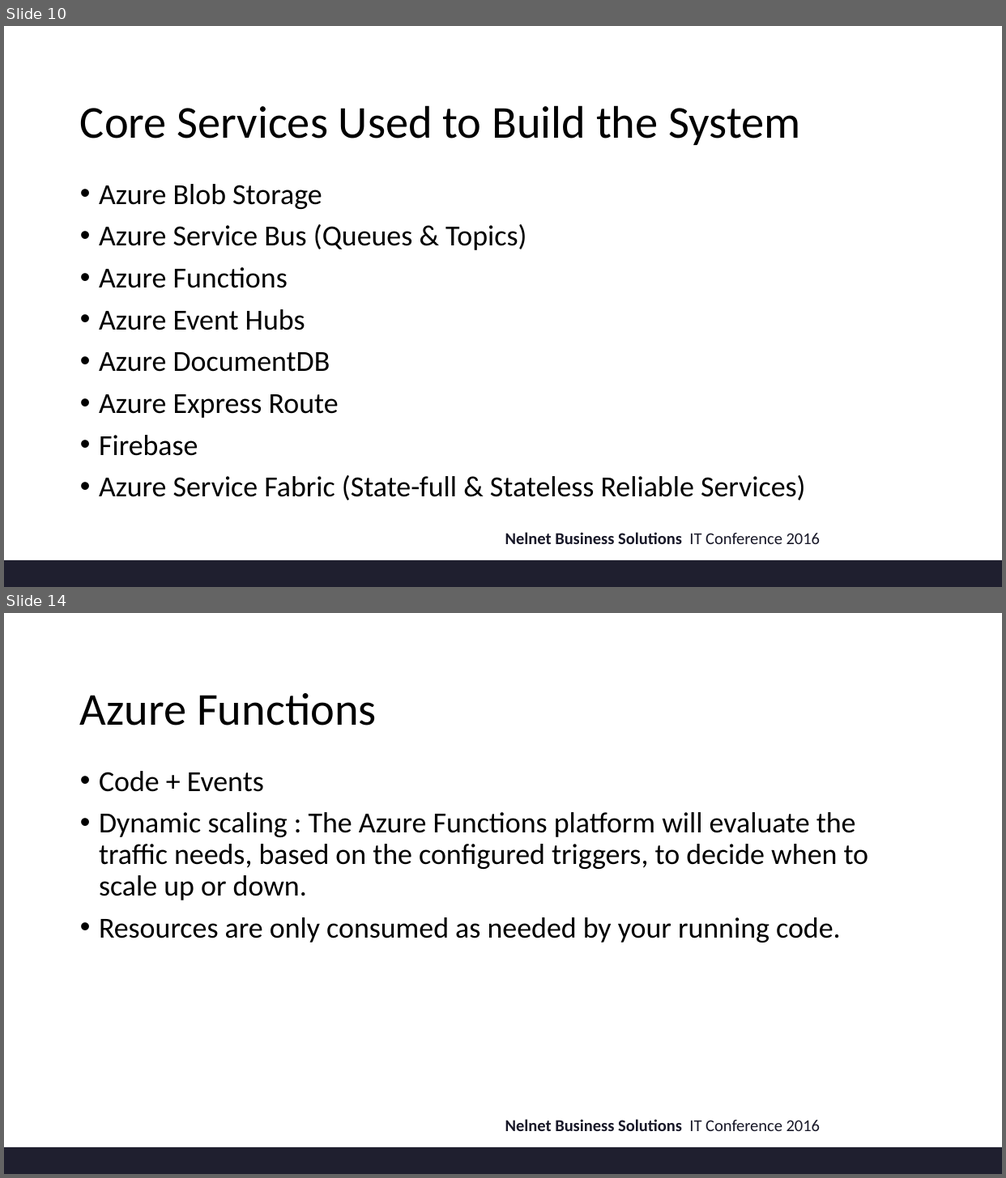
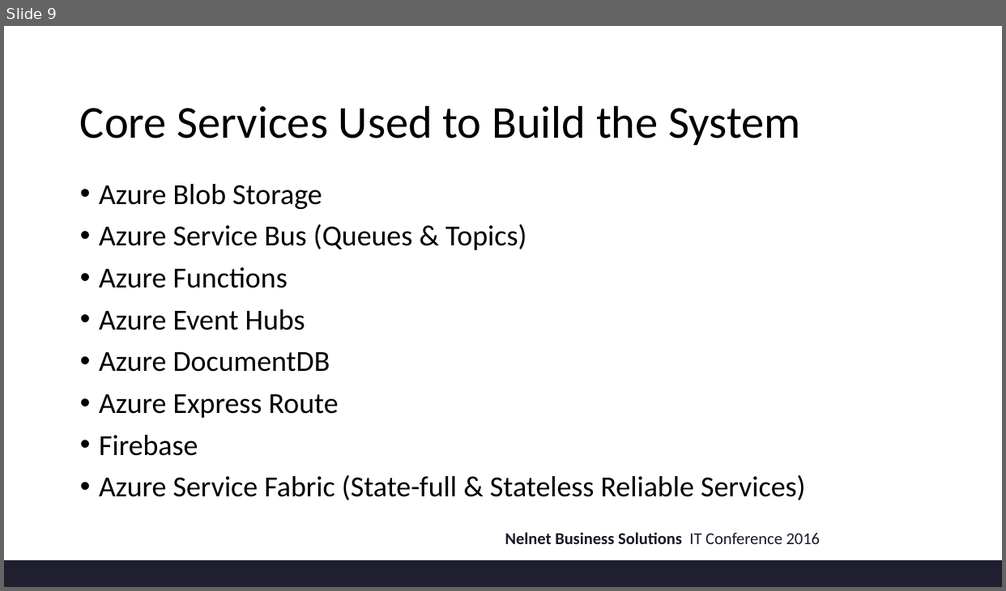
Before and after one commit to rwebrown/ITConference, a slide deck: NBS_IT_FINAL.pptx. Shown one above the other, each under a label of ours: slides 10 and 14 before the commit, slide 9 after it; the slides between them are not shown. The pictures are 1006x1178 and 1006x591 pixels, drawn with LibreOffice and Linux fonts; fonts in the diff are those of the drawing; background and template pictures are left out. Boxes give left, top, right and bottom in pixels: in the first picture for what was removed or moved away, otherwise in the second. Text is boxed around its words. In the diff, an @@ line names an element or a change of style, - is before the commit and + after.

```diff
--- a/NBS_IT_FINAL.pptx
+++ b/NBS_IT_FINAL.pptx
@@ slide 14 removed at [4, 613, 1002, 1174], background #FFFFFF; not listed: 2 template elements that a slide beside it also shows @@
@@ title removed at [80, 693, 377, 726] @@
-Azure Functions
@@ text removed at [99, 771, 869, 943] @@
-• Code + Events
-• Dynamic scaling : The Azure Functions platform will evaluate the traffic needs, based on the configured triggers, to decide when to scale up or down.
-• Resources are only consumed as needed by your running code.
@@ what was slide 10 is now slide 9 @@
```
Also in this commit, not shown: 1 slide changed, 11 other slides removed.
